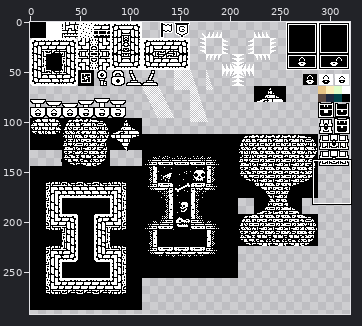
Two states of a pixel-art file, RealityIsBreaking/Assets/Art/TileSet/Dow_TileSet.aseprite. Above, an overview of the earlier version with the close-up marked.
Close-up. Before the edit:
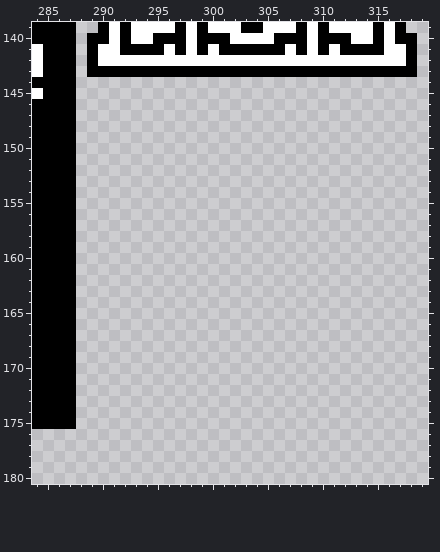
320x320 pixels, 1 frame. Shown: x 284..319, y 139..180. The wide view leaves out empty margins.
The same view after the edit:
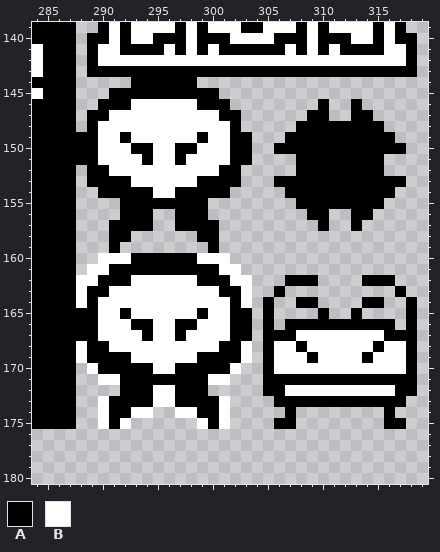
Palette (. is transparent): A #000000  B #ffffff
What changed:
y 144: x 293..298 ...... -> AAAAAA
y 145: x 291..300 .......... -> AAAAAAAAAA
y 146: x 290..301 ............ -> AAABBBBBBAAA; x 310 . -> A; x 313 . -> A
y 147: x 289..302 .............. -> AABBBBBBBBBBAA; x 309..310 .. -> AA; x 313..314 .. -> AA
y 148: x 289..302 .............. -> ABBBBBBBBBBBBA; x 308..315 ........ -> AAAAAAAA
y 149: x 288..303 ................ -> AABBABBBBBBABBAA; x 307..316 .......... -> AAAAAAAAAA
y 150: x 288..303 ................ -> AABBBAABBAABBBAA; x 306..317 ............ -> AAAAAAAAAAAA
y 151: x 288..303 ................ -> AABBBBABBABBBBAA; x 308..315 ........ -> AAAAAAAA
y 152: x 289..302 .............. -> AABBBBBBBBBBAA; x 308..315 ........ -> AAAAAAAA
y 153: x 289..302 .............. -> AAAABBBBBBAAAA; x 306..317 ............ -> AAAAAAAAAAAA
y 154: x 290..301 ............ -> AAAAABBAAAAA; x 307..316 .......... -> AAAAAAAAAA
y 155: x 292..299 ........ -> AAAAAAAA; x 308..315 ........ -> AAAAAAAA
y 156: x 292..294 ... -> AAA; x 297..299 ... -> AAA; x 309..310 .. -> AA; x 313..314 .. -> AA
y 157: x 291..294 .... -> AAAA; x 297..300 .... -> AAAA; x 310 . -> A; x 313 . -> A
y 158: x 291..292 .. -> AA; x 299..300 .. -> AA
y 159: x 291 . -> A; x 300 . -> A
y 160: x 290..301 ............ -> BBBAAAAAABBB
y 161: x 289..302 .............. -> BBAAAAAAAAAABB
y 162: x 288..303 ................ -> BBAAABBBBBBAAABB; x 307..309 ... -> AAA; x 314..316 ... -> AAA
y 163: x 288..303 ................ -> BAABBBBBBBBBBAAB; x 306 . -> A; x 317 . -> A
y 164: x 288..303 ................ -> BABBBBBBBBBBBBAB; x 305 . -> A; x 308..309 .. -> AA; x 314..315 .. -> AA; x 318 . -> A
y 165: x 288..303 ................ -> AABBABBBBBBABBAA; x 305 . -> A; x 310 . -> A; x 313 . -> A; x 318 . -> A
y 166: x 288..303 ................ -> AABBBAABBAABBBAA; x 305 . -> A; x 307..316 .......... -> AAAAAAAAAA; x 318 . -> A
y 167: x 288..303 ................ -> AABBBBABBABBBBAA; x 305..318 .............. -> AAABBBBBBBBAAA
y 168: x 288..303 ................ -> BAABBBBBBBBBBAAB; x 305..318 .............. -> ABBABBBBBBABBA
y 169: x 288..303 ................ -> BAAAABBBBBBAAAAB; x 305..318 .............. -> ABBBABBBBABBBA
y 170: x 289..302 .............. -> BAAAAABBAAAAAB; x 305..318 .............. -> ABBBBBBBBBBBBA
y 171: x 290..301 ............ -> BBAAAAAAAABB; x 305..318 .............. -> AAAAAAAAAAAAAA
y 172: x 292..299 ........ -> AAABBAAA; x 305..318 .............. -> AABBBBBBBBBBAA
y 173: x 290..301 ............ -> BAAAABBAAAAB; x 306..317 ............ -> AAAAAAAAAAAA
y 174: x 290..294 ..... -> BAABB; x 297..301 ..... -> BBAAB; x 307 . -> A; x 316 . -> A
y 175: x 290..292 ... -> BAB; x 299..301 ... -> BAB; x 306..307 .. -> AA; x 316..317 .. -> AA
Boxes around the changes in both close-ups, in picture pixels (x1, y1, x2, y2):
added: (76, 77, 417, 429)
